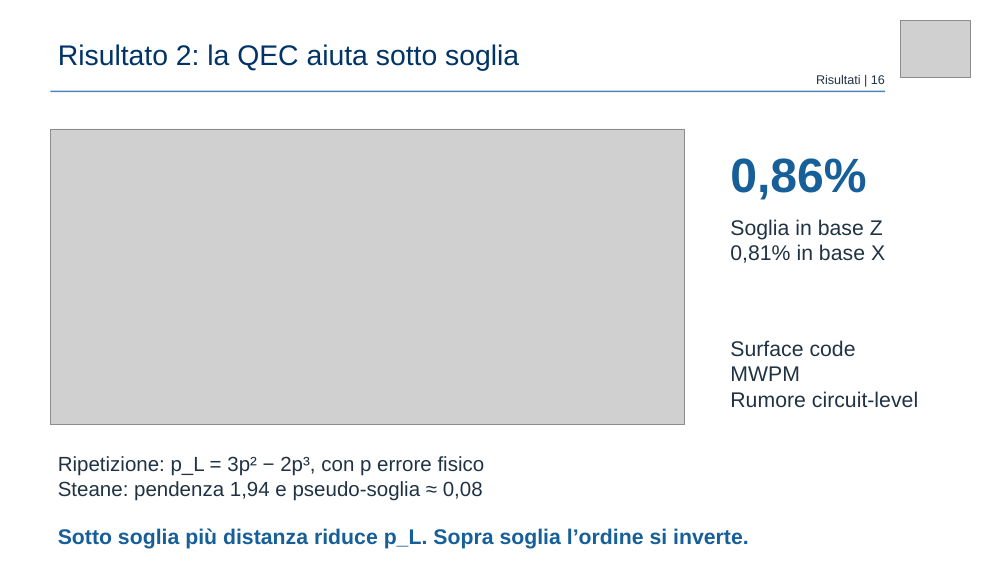
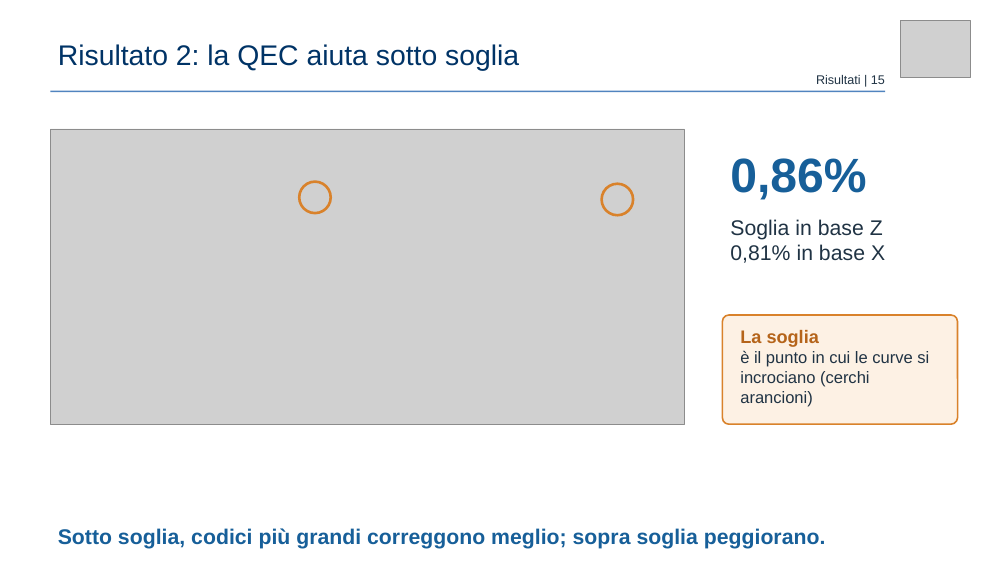
Before and after one commit to claudio-dragotta/shor-nisq-qec-thesis, a slide deck: slide 15 of presentazione/pptx prova/Dragotta Claudio.pptx (slide 16 before the commit). Drawn at 1008x567 pixels with LibreOffice and Linux fonts; fonts in the diff are those of the drawing; grey boxes stand for pictures. Boxes give left, top, right and bottom in pixels: in the first picture for what was removed or moved away, otherwise in the second. Text is boxed around its words. In the diff, an @@ line names an element or a change of style, - is before the commit and + after.

```diff
--- a/presentazione/pptx prova/Dragotta Claudio.pptx
+++ b/presentazione/pptx prova/Dragotta Claudio.pptx
@@ ellipse added at <box>299,181,331,213</box>, outline #D9822B 2.5 pt @@
@@ ellipse added at <box>602,184,634,216</box>, outline #D9822B 2.5 pt @@
@@ rounded rectangle added at <box>723,315,958,424</box>, fill #FDF1E4, outline #D9822B 1.5 pt @@
@@ text removed at <box>730,340,918,408</box> @@
-Surface code
-MWPM
-Rumore circuit-level
@@ text added at <box>740,330,929,407</box>, 15.8 pt, text #203344 @@
+La soglia
+è il punto in cui le curve si incrociano (cerchi arancioni)
@@ text removed at <box>58,456,485,501</box> @@
-Ripetizione: p_L = 3p² − 2p³, con p errore fisico
-Steane: pendenza 1,94 e pseudo-soglia ≈ 0,08
@@ text at <box>58,528,826,549</box>: text changed @@
-Sotto soglia più distanza riduce p_L. Sopra soglia l’ordine si inverte.
+Sotto soglia, codici più grandi correggono meglio; sopra soglia peggiorano.
```
Also in this commit, not shown: 16 other slides changed, 1 slide added, 1 slide removed, 5 other files.
